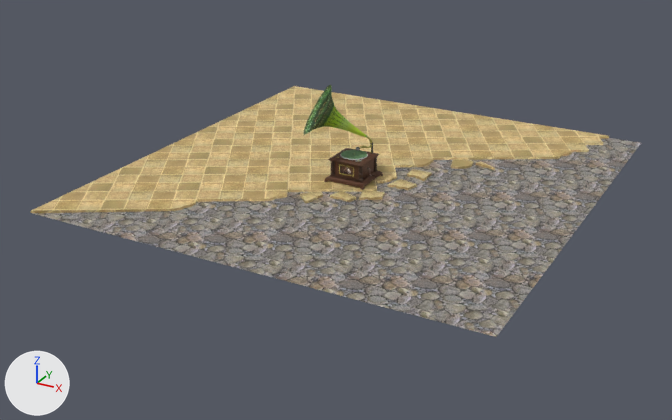
The OBJ model res/phonograph/hismastervoice.obj as it was, and as the next commit left it.
One viewpoint serves both versions: a camera (50 mm lens) standing at (5.69, -7.5, 4.61) and looking at (0.49, 1.95, -0.11). Every picture has the same lights, and +X, +Y and +Z are marked at lower left. Where no turn or scale is listed for an object, it has been applied to the vertices.

The older version as bpy lines, for what is in view:
```python
ob_mesh17_group12_group8_model = bpy.data.objects.new('Mesh17_Group12_Group8_Model', me_mesh17_group12_group8_model)
ob_mesh17_group12_group8_model.location = (0.0, 0.0, 0.0)
ob_mesh1_group2_group1_model = bpy.data.objects.new('Mesh1_Group2_Group1_Model', me_mesh1_group2_group1_model)
ob_mesh1_group2_group1_model.location = (0.0, 0.0, 0.0)
ob_mesh2_group3_group1_model = bpy.data.objects.new('Mesh2_Group3_Group1_Model', me_mesh2_group3_group1_model)
ob_mesh2_group3_group1_model.location = (0.0, 0.0, 0.0)
ob_mesh3_group4_group1_model = bpy.data.objects.new('Mesh3_Group4_Group1_Model', me_mesh3_group4_group1_model)
ob_mesh3_group4_group1_model.location = (0.0, 0.0, 0.0)
ob_mesh4_group5_group1_model = bpy.data.objects.new('Mesh4_Group5_Group1_Model', me_mesh4_group5_group1_model)
ob_mesh4_group5_group1_model.location = (0.0, 0.0, 0.0)
ob_mesh5_group6_group1_model = bpy.data.objects.new('Mesh5_Group6_Group1_Model', me_mesh5_group6_group1_model)
ob_mesh5_group6_group1_model.location = (0.0, 0.0, 0.0)
ob_mesh6_group6_group1_model = bpy.data.objects.new('Mesh6_Group6_Group1_Model', me_mesh6_group6_group1_model)
ob_mesh6_group6_group1_model.location = (0.0, 0.0, 0.0)
ob_mesh7_group7_group1_model = bpy.data.objects.new('Mesh7_Group7_Group1_Model', me_mesh7_group7_group1_model)
ob_mesh7_group7_group1_model.location = (0.0, 0.0, 0.0)
ob_mesh8_group1_model = bpy.data.objects.new('Mesh8_Group1_Model', me_mesh8_group1_model)
ob_mesh8_group1_model.location = (0.0, 0.0, 0.0)
```
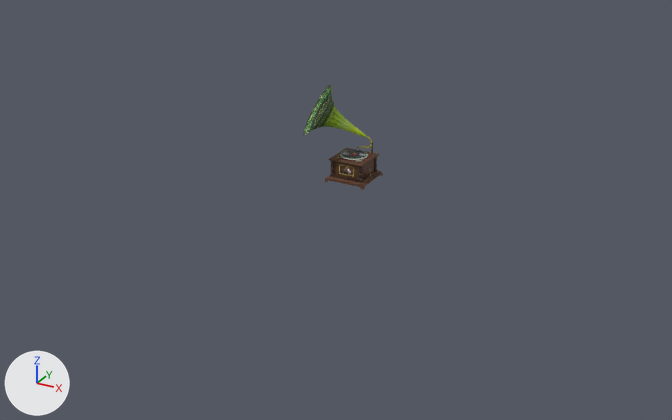
The newer file is also turned or shifted as a whole; pictures and numbers use the older file's frame.

Boxes (x1, y1, x2, y2) around the edits, measured in the pictures (672 x 420 px):
'Mesh8_Group1_Model', deleted
    before: (31, 86, 641, 337)
'Mesh7_Group7_Group1_Model', deleted
    before: (387, 179, 417, 190)
'Mesh2_Group3_Group1_Model', deleted
    before: (359, 190, 384, 200)
'Mesh5_Group6_Group1_Model', deleted
    before: (451, 159, 473, 169)
'Mesh1_Group2_Group1_Model', deleted
    before: (300, 191, 323, 204)
'Mesh3_Group4_Group1_Model', deleted
    before: (407, 169, 432, 181)
'Mesh4_Group5_Group1_Model', deleted
    before: (330, 191, 356, 202)
'Mesh10_Group10_Group8_Model', added
    after: (342, 150, 366, 158)
'Mesh6_Group6_Group1_Model', deleted
    before: (476, 161, 495, 170)

What changed in the scene script:
```text
Add img_text_disco_jpg:
    img_text_disco_jpg = load_image('text_disco.jpg', 'hismastervoice/text_disco.jpg', 850, 850, 'sRGB')
Add img_text_centro_jpg:
    img_text_centro_jpg = load_image('TEXT_CENTRO.jpg', 'hismastervoice/TEXT_CENTRO.jpg', 242, 242, 'sRGB')
Add mat_black:
    mat_black = principled_material('_Black_')
    mat_black.base_color = (0.0, 0.0, 0.0)  # black #000000
    mat_black.roughness = 0.69
Add mat_text_disco:
    mat_text_disco = principled_material('text_disco')
    mat_text_disco.texture = img_text_disco_jpg
    mat_text_disco.roughness = 0.69
Add mat_text_centro:
    mat_text_centro = principled_material('TEXT_CENTRO')
    mat_text_centro.texture = img_text_centro_jpg
    mat_text_centro.roughness = 0.69
Add me_mesh10_group10_group8_model:
    me_mesh10_group10_group8_model.from_pydata(...)  # 244 vertices, 386 faces; spans x 0.29..0.592, y 1.971..2.274, z 0.557..0.559
    # faces by material slot: [170, 24, 96, 96]
    me_mesh10_group10_group8_model.materials.append(mat_black)  # black #000000
    me_mesh10_group10_group8_model.materials.append(mat_frontcolor)  # white #ffffff
    me_mesh10_group10_group8_model.materials.append(mat_text_disco)  # picture img_text_disco_jpg
    me_mesh10_group10_group8_model.materials.append(mat_text_centro)  # picture img_text_centro_jpg
Remove ob_mesh1_group2_group1_model:
    ob_mesh1_group2_group1_model = bpy.data.objects.new('Mesh1_Group2_Group1_Model', me_mesh1_group2_group1_model)
    ob_mesh1_group2_group1_model.location = (0.0, 0.0, 0.0)
Remove ob_mesh2_group3_group1_model:
    ob_mesh2_group3_group1_model = bpy.data.objects.new('Mesh2_Group3_Group1_Model', me_mesh2_group3_group1_model)
    ob_mesh2_group3_group1_model.location = (0.0, 0.0, 0.0)
Remove ob_mesh3_group4_group1_model:
    ob_mesh3_group4_group1_model = bpy.data.objects.new('Mesh3_Group4_Group1_Model', me_mesh3_group4_group1_model)
    ob_mesh3_group4_group1_model.location = (0.0, 0.0, 0.0)
Remove ob_mesh4_group5_group1_model:
    ob_mesh4_group5_group1_model = bpy.data.objects.new('Mesh4_Group5_Group1_Model', me_mesh4_group5_group1_model)
    ob_mesh4_group5_group1_model.location = (0.0, 0.0, 0.0)
Remove ob_mesh5_group6_group1_model:
    ob_mesh5_group6_group1_model = bpy.data.objects.new('Mesh5_Group6_Group1_Model', me_mesh5_group6_group1_model)
    ob_mesh5_group6_group1_model.location = (0.0, 0.0, 0.0)
Remove ob_mesh6_group6_group1_model:
    ob_mesh6_group6_group1_model = bpy.data.objects.new('Mesh6_Group6_Group1_Model', me_mesh6_group6_group1_model)
    ob_mesh6_group6_group1_model.location = (0.0, 0.0, 0.0)
Remove ob_mesh7_group7_group1_model:
    ob_mesh7_group7_group1_model = bpy.data.objects.new('Mesh7_Group7_Group1_Model', me_mesh7_group7_group1_model)
    ob_mesh7_group7_group1_model.location = (0.0, 0.0, 0.0)
Remove ob_mesh8_group1_model:
    ob_mesh8_group1_model = bpy.data.objects.new('Mesh8_Group1_Model', me_mesh8_group1_model)
    ob_mesh8_group1_model.location = (0.0, 0.0, 0.0)
Add ob_mesh10_group10_group8_model:
    ob_mesh10_group10_group8_model = bpy.data.objects.new('Mesh10_Group10_Group8_Model', me_mesh10_group10_group8_model)
    ob_mesh10_group10_group8_model.location = (0.15, 0.11, 0.01)
```
